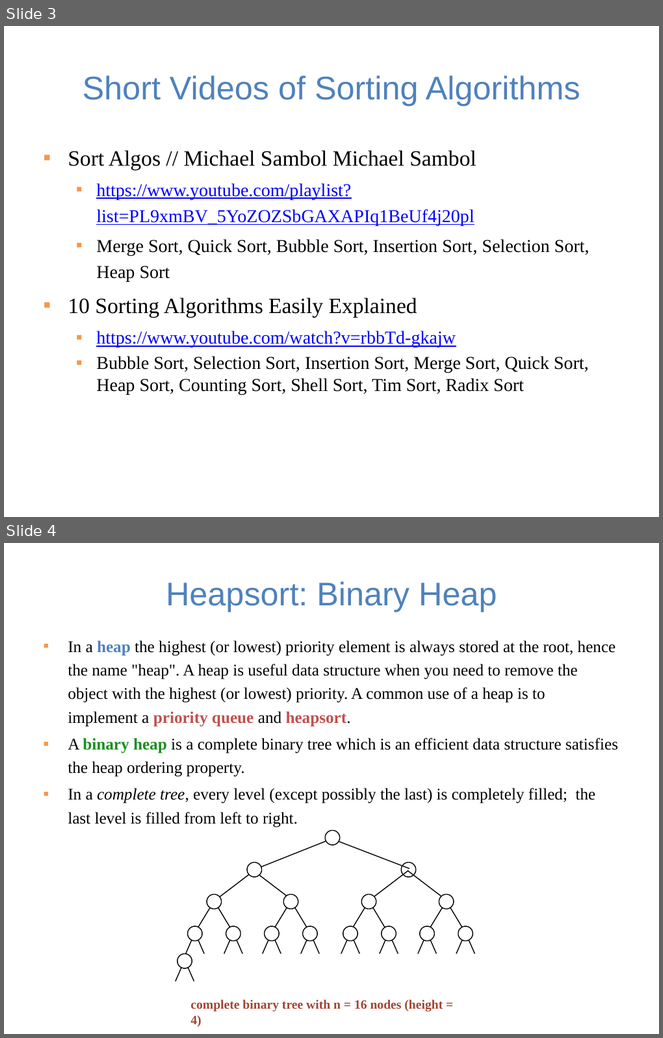
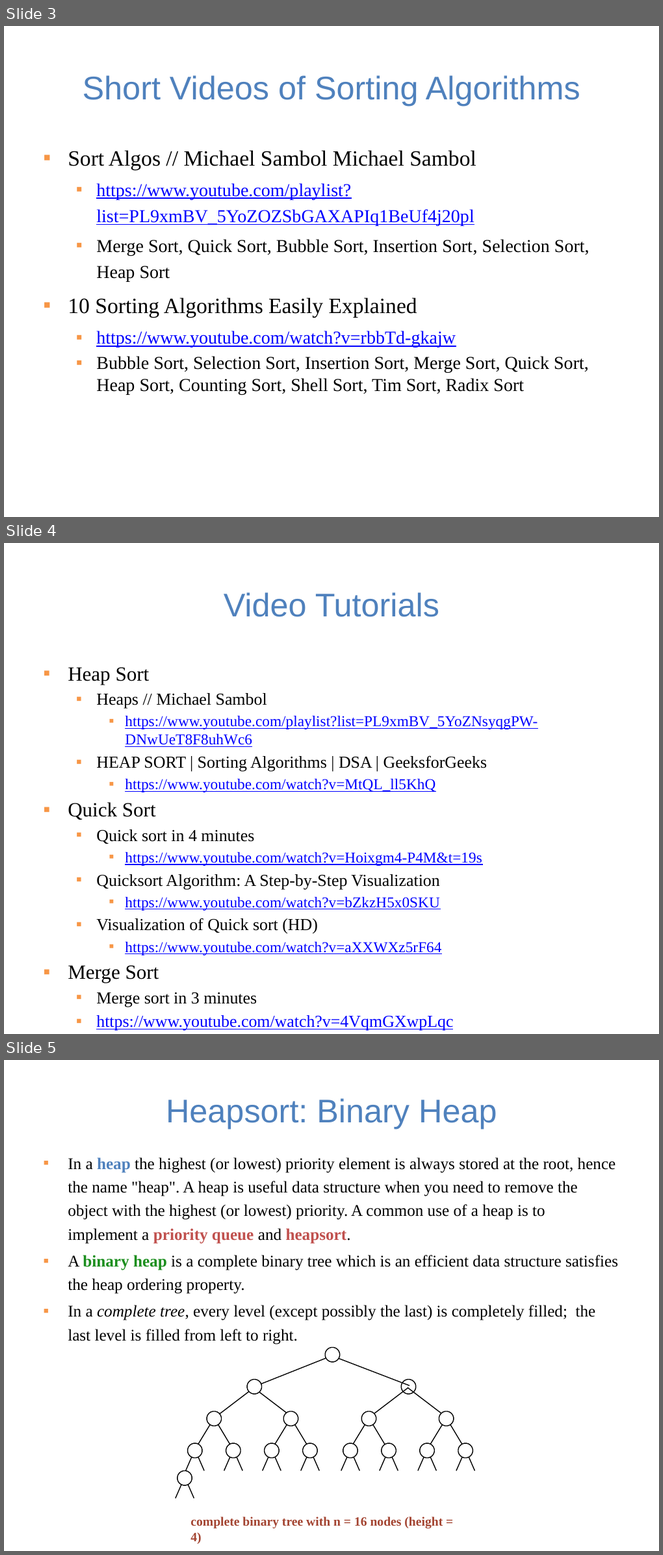
Before and after one commit to guhofstra/CSC111Fa25, a slide deck: PPTs/Lecture 13-sorting algorithms.pptx. Shown one above the other, each under a label of ours: slides 3 and 4 before the commit, slides 3, 4 and 5 after it. The pictures are 663x1038 and 663x1555 pixels, drawn with LibreOffice and Linux fonts; fonts in the diff are those of the drawing. Boxes give left, top, right and bottom in pixels: in the first picture for what was removed or moved away, otherwise in the second. Text is boxed around its words. In the diff, an @@ line names an element or a change of style, - is before the commit and + after.

```diff
--- a/PPTs/Lecture 13-sorting algorithms.pptx
+++ b/PPTs/Lecture 13-sorting algorithms.pptx
@@ slide 4 added at (4,543,659,1034), background #FFFFFF @@
@@ title added at (224,592,440,617), 36 pt, text #4F81BD @@
+Video Tutorials
@@ text added at (68,667,538,1008), 16.6 pt, text #0000FF, underline @@
+▪ Heap Sort
+  ▪ Heaps // Michael Sambol
+    ▪ https://www.youtube.com/playlist?list=PL9xmBV_5YoZNsyqgPW-DNwUeT8F8uhWc6
+  ▪ HEAP SORT | Sorting Algorithms | DSA | GeeksforGeeks
+    ▪ https://www.youtube.com/watch?v=MtQL_ll5KhQ
+▪ Quick Sort
+  ▪ Quick sort in 4 minutes
+    ▪ https://www.youtube.com/watch?v=Hoixgm4-P4M&t=19s
+  ▪ Quicksort Algorithm: A Step-by-Step Visualization
+    ▪ https://www.youtube.com/watch?v=bZkzH5x0SKU
+  ▪ Visualization of Quick sort (HD)
+    ▪ https://www.youtube.com/watch?v=aXXWXz5rF64
+▪ Merge Sort
+  ▪ Merge sort in 3 minutes
+  ▪ https://www.youtube.com/watch?v=4VqmGXwpLqc
@@ what was slide 4 is now slide 5 @@
```
Also in this commit, not shown: 9 slides changed, 9 other files.
